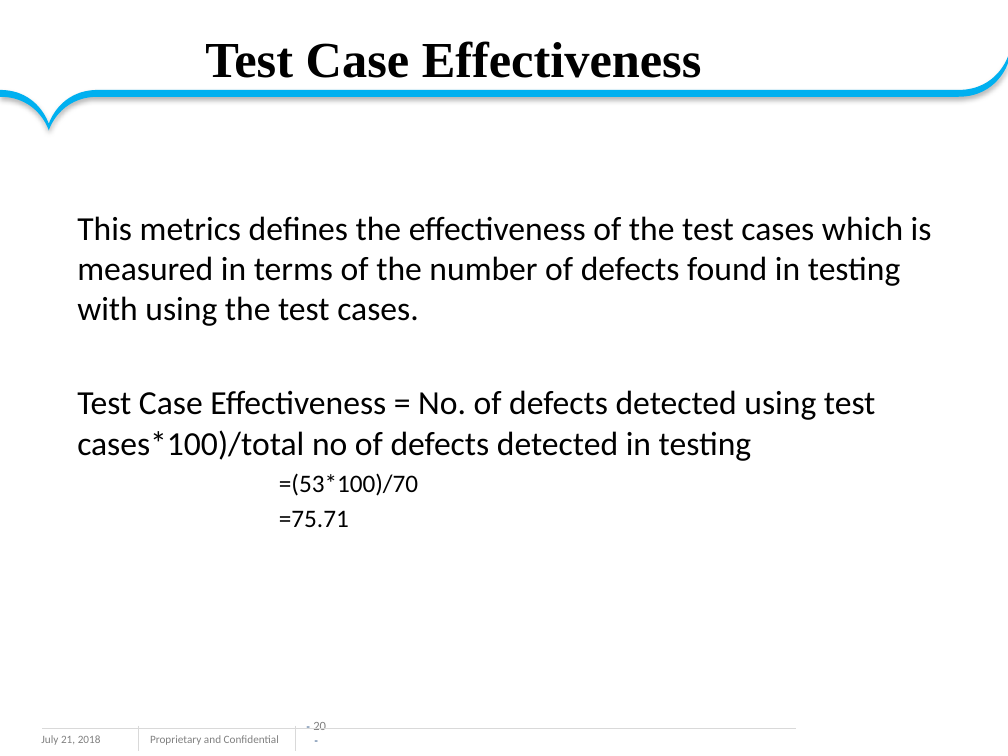
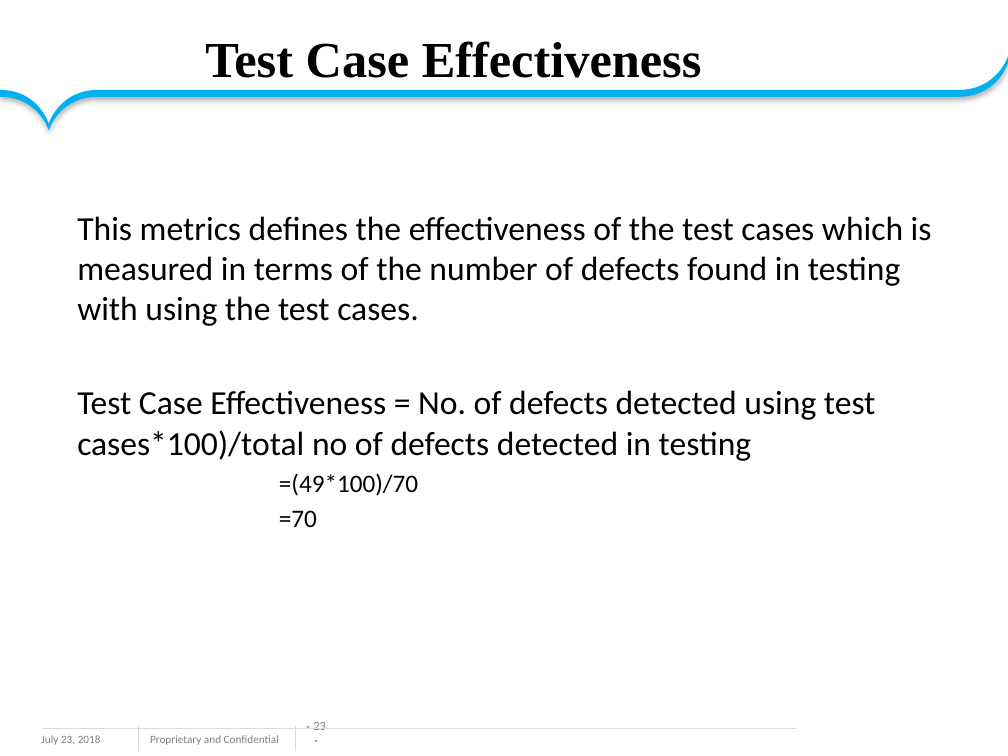
Before and after one commit to sarulatharaji/Miniproject, a slide deck: slide 23 of Online banking ppt.pptx (slide 20 before the commit). Drawn at 1008x756 pixels with LibreOffice and Linux fonts; fonts in the diff are those of the drawing; background and template pictures are left out. Boxes give left, top, right and bottom in pixels: in the first picture for what was removed or moved away, otherwise in the second. Text is boxed around its words. In the diff, an @@ line names an element or a change of style, - is before the commit and + after.

```diff
--- a/Online banking ppt.pptx
+++ b/Online banking ppt.pptx
@@ subtitle at [279,473,418,527]: text changed @@
-    =(53*100)/70
-    =75.71
+    =(49*100)/70
+    =70
@@ text at [41,735,101,745]: text changed @@
-July 21, 2018
+July 23, 2018
@@ page number at [313,722,326,730]: text changed @@
-- 20 -
+- 23 -
```
Also in this commit, not shown: 21 other slides changed, 3 slides added, 5 other files.
